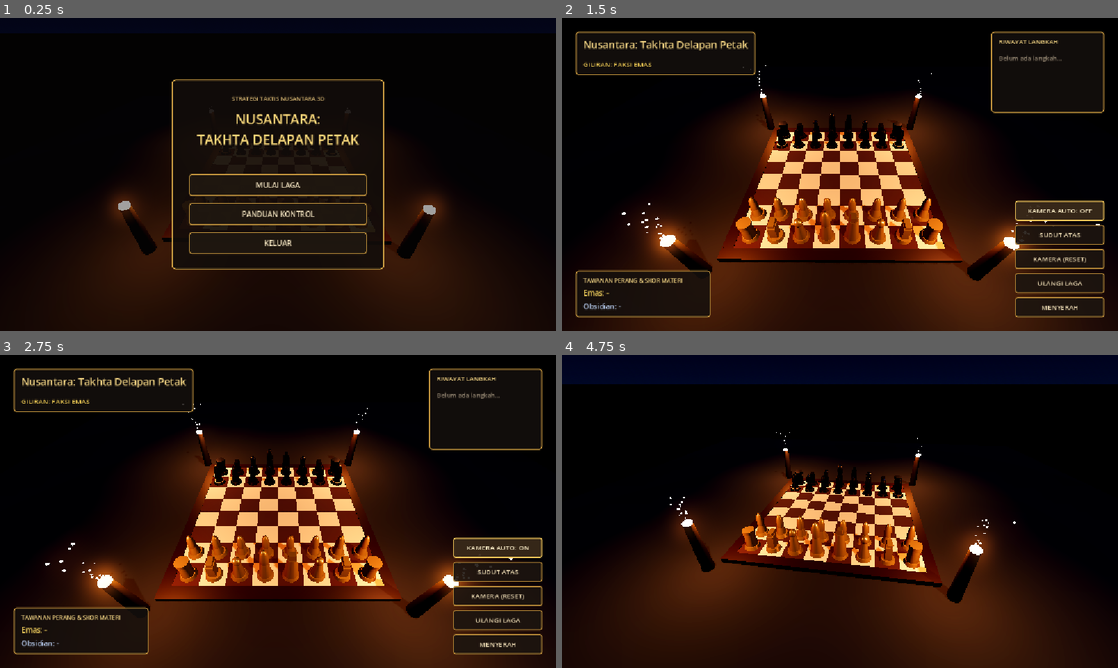
Above: before the commit, frames 1-4 (two rows, left to right).
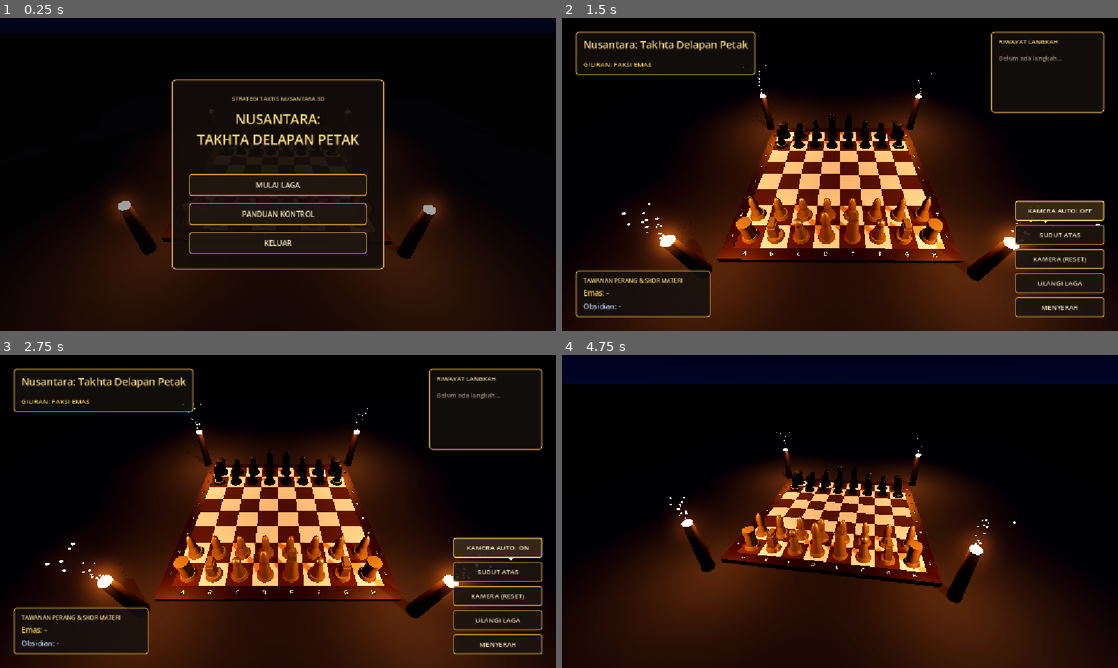
Above: after the commit, the same moments.

Repository: JavaneseIvankov/nusantara-chess
Game: Godot game, scene res://main/main.tscn
Same seed, same stepped clock (60 frames per second), same inputs: the game is played once before the commit and once after it.
Inputs:
- Up to frame 1 (0.25 s): no input
- Up to frame 2 (1.5 s): click "MULAI LAGA" at 0.5 s; click "KAMERA AUTO: ON" at 1.25 s
- Up to frame 3 (2.75 s): click "KAMERA AUTO: OFF" at 2 s
- Up to frame 4 (4.75 s): click "SUDUT ATAS" at 2.75 s; click "ULANGI LAGA" at 3.5 s; click "MULAI LAGA" at 4.25 s

The runs differ from the first frame. In frame 2, 0.1% of the frame differs, in the area x 30-70%, y 35-77%; in frame 3, 0.1%; in frame 4, less than 0.1%.

Commit message:
feat(ux): add 3D board coordinate labels (A-H, 1-8) and smooth hover levitation with Fresnel rim

Diff:
--- a/scripts/board/chess_board.gd
+++ b/scripts/board/chess_board.gd
@@ -30,6 +30,7 @@
 var selected_grid: Vector2i = Vector2i(-1, -1)
 var selected_piece: ChessPiece = null
 var checked_king_piece: ChessPiece = null
+var hovered_piece: ChessPiece = null
 var valid_moves: Array[Vector2i] = []
 var board_state: Dictionary = {} # Vector2i -> ChessPiece
 
@@ -159,8 +160,12 @@
 
 func _unhandled_input(event: InputEvent) -> void:
 	if is_game_over or is_in_menu or awaiting_promotion:
-		return
-	if event is InputEventMouseButton and event.button_index == MOUSE_BUTTON_LEFT and event.pressed:
+		_clear_hover()
+		return
+
+	if event is InputEventMouseMotion:
+		_raycast_hover(event.position)
+	elif event is InputEventMouseButton and event.button_index == MOUSE_BUTTON_LEFT and event.pressed:
 		_raycast_board(event.position)
 
 func _raycast_board(mouse_pos: Vector2) -> void:
@@ -178,6 +183,47 @@
 	if result and result.collider.has_meta("grid_pos"):
 		var clicked_grid: Vector2i = result.collider.get_meta("grid_pos")
 		_handle_tile_click(clicked_grid)
+
+func _raycast_hover(mouse_pos: Vector2) -> void:
+	var camera := get_viewport().get_camera_3d()
+	if not camera:
+		return
+
+	var ray_origin := camera.project_ray_origin(mouse_pos)
+	var ray_end := ray_origin + camera.project_ray_normal(mouse_pos) * 100.0
+
+	var space_state := get_world_3d().direct_space_state
+	var query := PhysicsRayQueryParameters3D.create(ray_origin, ray_end)
+	var result := space_state.intersect_ray(query)
+
+	var new_hover: ChessPiece = null
+	if result and result.collider.has_meta("grid_pos"):
+		var hover_grid: Vector2i = result.collider.get_meta("grid_pos")
+		var p: ChessPiece = board_state.get(hover_grid, null)
+		if p != null and p.faction == current_turn:
+			new_hover = p
+
+	if new_hover == hovered_piece:
+		return
+
+	_clear_hover()
+	hovered_piece = new_hover
+	if hovered_piece != null:
+		hovered_piece.set_hovered(true)
+		if hovered_piece != selected_piece and hovered_piece != checked_king_piece:
+			hovered_piece.set_highlight_state(ChessPiece.HighlightState.HOVERED)
+
+func _clear_hover() -> void:
+	if hovered_piece == null:
+		return
+	hovered_piece.set_hovered(false)
+	if hovered_piece == selected_piece:
+		hovered_piece.set_highlight_state(ChessPiece.HighlightState.SELECTED)
+	elif hovered_piece == checked_king_piece:
+		hovered_piece.set_highlight_state(ChessPiece.HighlightState.CHECK)
+	else:
+		hovered_piece.set_highlight_state(ChessPiece.HighlightState.NONE)
+	hovered_piece = null
 
 func _handle_tile_click(clicked_grid: Vector2i) -> void:
 	var clicked_piece: ChessPiece = board_state.get(clicked_grid, null)
--- a/scripts/environment/placeholder_environment.gd
+++ b/scripts/environment/placeholder_environment.gd
@@ -19,6 +19,7 @@
 	_build_board_frame()
 	_build_torch_pillars()
 	_build_candi_bentar()
+	_build_board_coordinates()
 
 func _process(delta: float) -> void:
 	flicker_time += delta
@@ -208,3 +209,37 @@
 		south_candi.position = Vector3(0, -board_thickness, 8.5)
 		south_candi.rotation.y = PI
 		add_child(south_candi)
+
+# 5. Koordinat Papan 3D (A-H & 1-8) di Keempat Sisi Bingkai
+func _build_board_coordinates() -> void:
+	var coords_root := Node3D.new()
+	coords_root.name = "BoardCoordinates"
+	add_child(coords_root)
+
+	var files := ["A", "B", "C", "D", "E", "F", "G", "H"]
+	var ranks := ["8", "7", "6", "5", "4", "3", "2", "1"]
+	var offset: float = (board_size / 2.0) - 0.5
+	var rim_dist: float = (board_size / 2.0) + 0.22
+	var label_y: float = 0.035
+
+	for i in range(8):
+		var pos_along: float = i - offset
+
+		# Sisi Selatan (Kubu Emas) & Utara (Kubu Obsidian - diputar 180 derajat agar terbaca saat kamera auto-flip)
+		_spawn_coord_label(coords_root, files[i], Vector3(pos_along, label_y, rim_dist), 0.0)
+		_spawn_coord_label(coords_root, files[i], Vector3(pos_along, label_y, -rim_dist), PI)
+
+		# Sisi Barat & Timur (Angka 8 sampai 1)
+		_spawn_coord_label(coords_root, ranks[i], Vector3(-rim_dist, label_y, pos_along), 0.0)
+		_spawn_coord_label(coords_root, ranks[i], Vector3(rim_dist, label_y, pos_along), PI)
+
+func _spawn_coord_label(parent: Node3D, text_val: String, pos: Vector3, yaw_rot: float) -> void:
+	var lbl := Label3D.new()
+	lbl.text = text_val
+	lbl.font_size = 44
+	lbl.outline_size = 10
+	lbl.modulate = Color(0.95, 0.80, 0.42)
+	lbl.outline_modulate = Color(0.08, 0.05, 0.03)
+	lbl.position = pos
+	lbl.rotation_degrees = Vector3(-90.0, rad_to_deg(yaw_rot), 0.0)
+	parent.add_child(lbl)
--- a/scripts/pieces/chess_piece.gd
+++ b/scripts/pieces/chess_piece.gd
@@ -3,7 +3,7 @@
 
 enum PieceType { PAWN, ROOK, KNIGHT, BISHOP, QUEEN, KING }
 enum Faction { GOLD, OBSIDIAN }
-enum HighlightState { NONE, SELECTED, CHECK }
+enum HighlightState { NONE, HOVERED, SELECTED, CHECK }
 
 @export var type: PieceType = PieceType.PAWN
 @export var faction: Faction = Faction.GOLD
@@ -11,8 +11,10 @@
 
 var grid_pos: Vector2i = Vector2i.ZERO
 var has_moved: bool = false
+var is_hovered: bool = false
 var visual_root: Node3D
 var overlay_material: ShaderMaterial
+var hover_tween: Tween
 
 const FRESNEL_SHADER: Shader = preload("res://assets/shaders/fresnel_rim_highlight.gdshader")
 
@@ -37,6 +39,18 @@
 	overlay_material = ShaderMaterial.new()
 	overlay_material.shader = FRESNEL_SHADER
 
+func set_hovered(hovered: bool) -> void:
+	if is_hovered == hovered or visual_root == null:
+		return
+	is_hovered = hovered
+
+	if hover_tween != null and hover_tween.is_valid():
+		hover_tween.kill()
+
+	hover_tween = create_tween()
+	var target_y: float = 0.12 if is_hovered else 0.0
+	hover_tween.tween_property(visual_root, "position:y", target_y, 0.14).set_trans(Tween.TRANS_SINE).set_ease(Tween.EASE_OUT)
+
 func set_highlight_state(state: HighlightState) -> void:
 	if visual_root == null or overlay_material == null:
 		return
@@ -44,6 +58,12 @@
 	match state:
 		HighlightState.NONE:
 			_apply_overlay_recursive(visual_root, null)
+		HighlightState.HOVERED:
+			overlay_material.set_shader_parameter("rim_color", Color(1.0, 0.88, 0.45, 0.72))
+			overlay_material.set_shader_parameter("fresnel_power", 3.2)
+			overlay_material.set_shader_parameter("intensity", 1.15)
+			overlay_material.set_shader_parameter("pulse_speed", 2.5)
+			_apply_overlay_recursive(visual_root, overlay_material)
 		HighlightState.SELECTED:
 			overlay_material.set_shader_parameter("rim_color", Color(1.0, 0.84, 0.28, 1.0))
 			overlay_material.set_shader_parameter("fresnel_power", 2.4)
@@ -70,6 +90,7 @@
 func move_to(new_grid_pos: Vector2i, target_world_pos: Vector3) -> void:
 	grid_pos = new_grid_pos
 	has_moved = true
+	set_hovered(false)
 
 	var duration: float = 0.28
 	var tween := create_tween()
